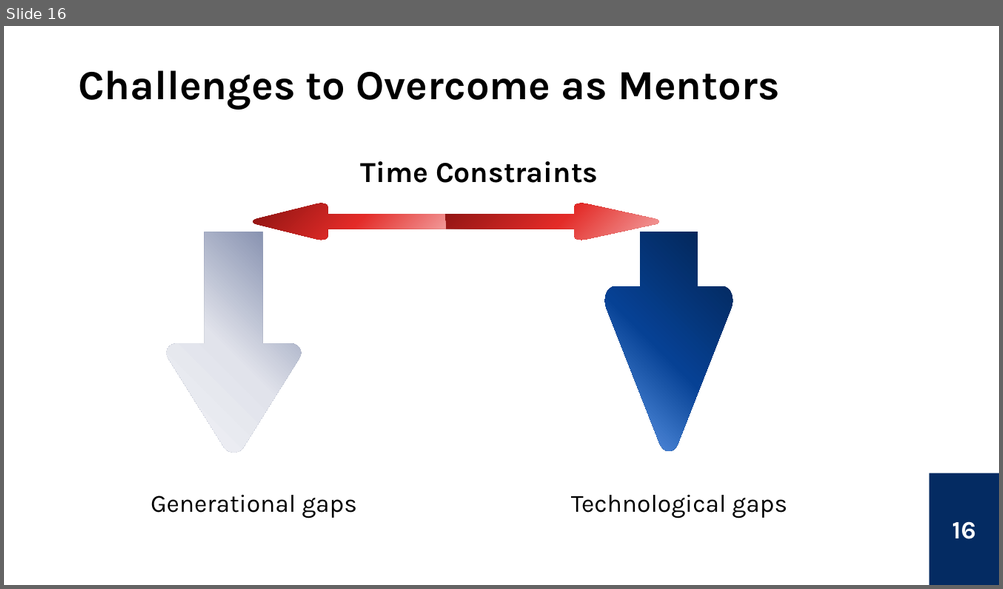
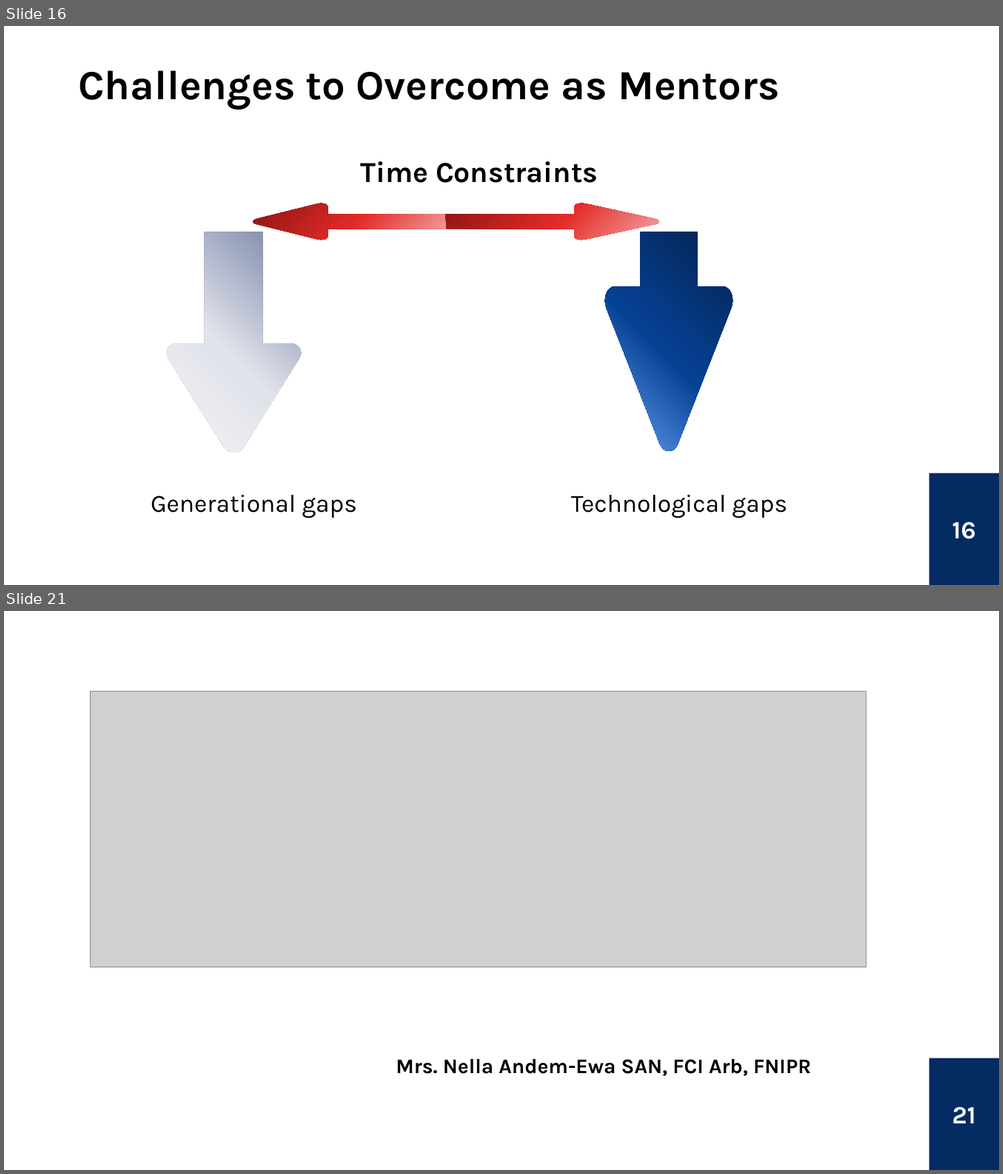
Before and after one commit to BOSANigeria/website-launch-2025, a slide deck: public/assets/induction/Mentorship & Knowledge Transfer - Preserving The Standard of The Inner Bar.pptx. Shown one above the other, each under a label of ours: slide 16 before the commit, slides 16 and 21 after it; the slides between them are not shown. The pictures are 1003x589 and 1003x1174 pixels, drawn with LibreOffice and Linux fonts; fonts in the diff are those of the drawing; grey boxes stand for pictures. Boxes give left, top, right and bottom in pixels: in the first picture for what was removed or moved away, otherwise in the second. Text is boxed around its words. In the diff, an @@ line names an element or a change of style, - is before the commit and + after.

```diff
--- a/public/assets/induction/Mentorship & Knowledge Transfer - Preserving The Standard of The Inner Bar.pptx
+++ b/public/assets/induction/Mentorship & Knowledge Transfer - Preserving The Standard of The Inner Bar.pptx
@@ slide 21 added at box(4, 611, 999, 1170), background #FFFFFF @@
@@ picture added at box(90, 691, 865, 967) @@
@@ text added at box(395, 1059, 811, 1076), 20 pt, text #000000, bold @@
+Mrs. Nella Andem-Ewa SAN, FCI Arb, FNIPR
@@ rectangle added at box(929, 1059, 999, 1170), fill #042B62, 24 pt, text #FFFFFF, bold @@
+21
```
Also in this commit, not shown: 17 slides changed, 1 other slide added, 1 slide removed.
